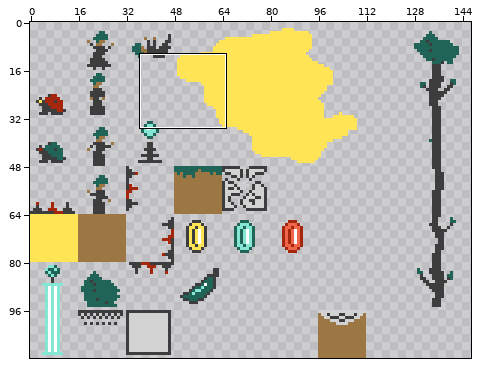
Sprite sheet, stored at public/assets/sprite.png. The picture above shows the old version from afar; the outline marks the close-up.
Close-up. Before the edit:
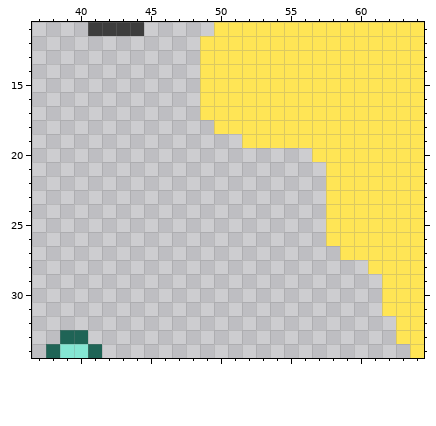
The file is 256x112 pixels. Shown: x 37..64, y 11..34. The wide view leaves out empty margins.
After the commit:
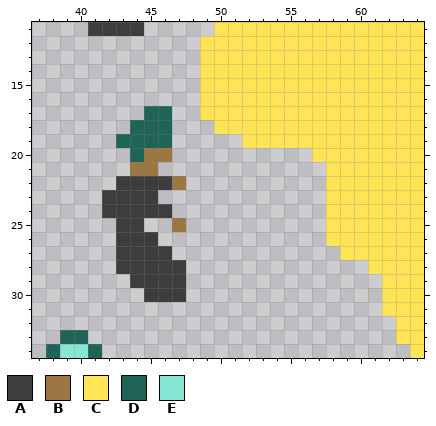
Palette (. is transparent): A #3d3d3d  B #9c7743  C #ffe555  D #1f6456  E #85e6d3
The edit:
y 17: x 45..46 .. -> DD
y 18: x 44..46 ... -> DDD
y 19: x 43..46 .... -> DDDD
y 20: x 44..46 ... -> DBB
y 21: x 44..45 .. -> BB
y 22: x 43..47 ..... -> AAAAB
y 23: x 42..45 .... -> AAAA
y 24: x 42..46 ..... -> AAAAA
y 25: x 43..44 .. -> AA; x 47 . -> B
y 26: x 43..45 ... -> AAA
y 27: x 43..46 .... -> AAAA
y 28: x 43..47 ..... -> AAAAA
y 29: x 44..47 .... -> AAAA
y 30: x 45..47 ... -> AAA
